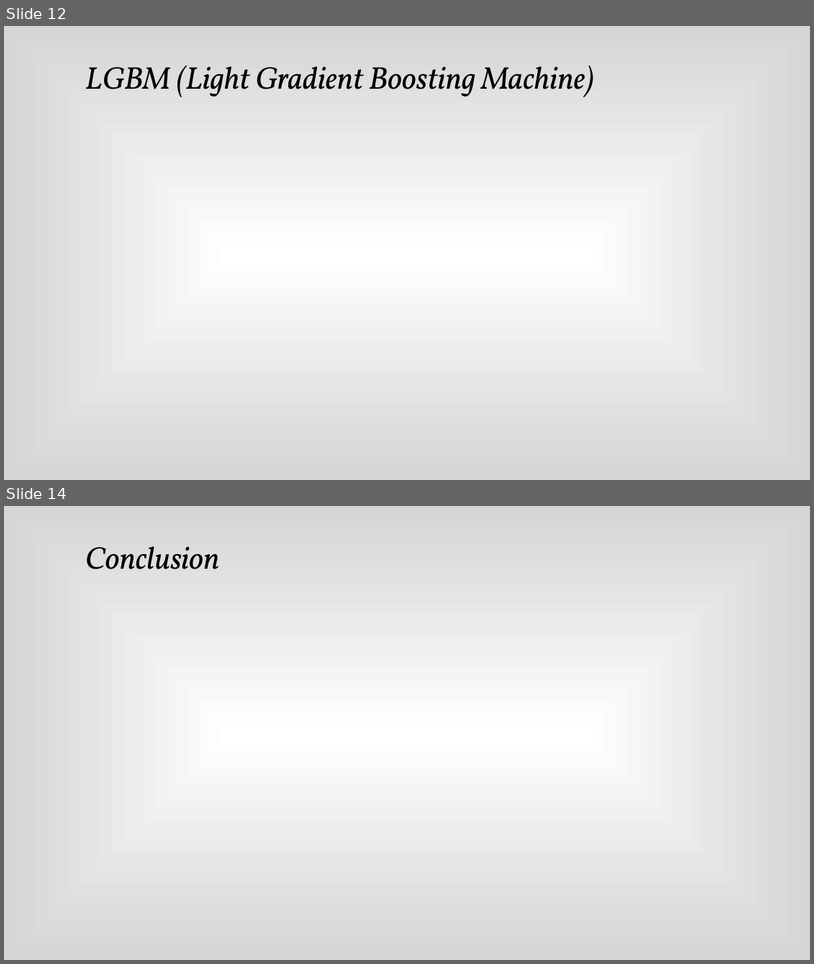
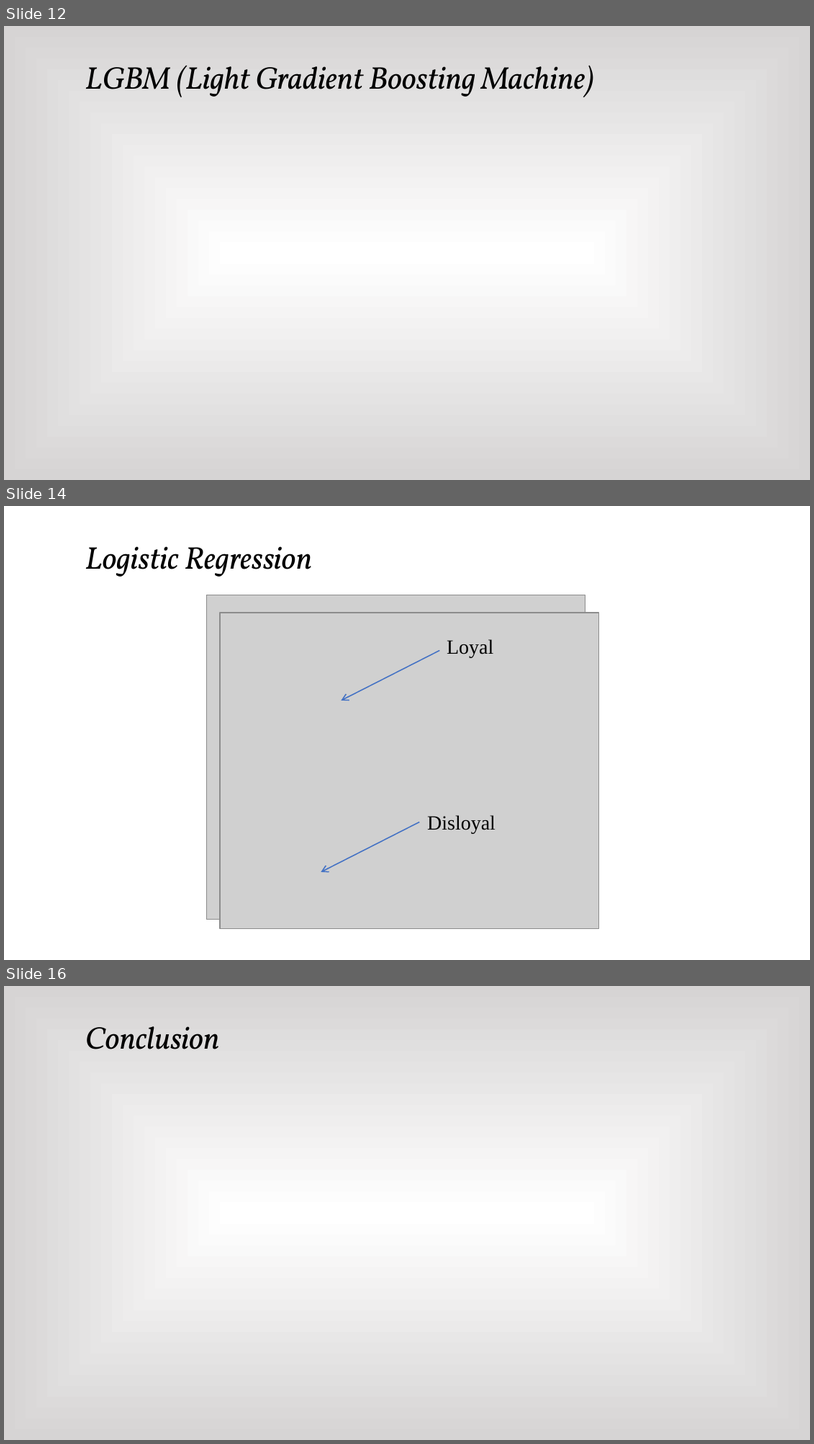
Before and after one commit to Jonheston/final_project, a slide deck: Final Presentation.pptx. Shown one above the other, each under a label of ours: slides 12 and 14 before the commit, slides 12, 14 and 16 after it; the slides between them are not shown. The pictures are 814x964 and 814x1444 pixels, drawn with LibreOffice and Linux fonts; fonts in the diff are those of the drawing; grey boxes stand for pictures. Boxes give left, top, right and bottom in pixels: in the first picture for what was removed or moved away, otherwise in the second. Text is boxed around its words. In the diff, an @@ line names an element or a change of style, - is before the commit and + after.

```diff
--- a/Final Presentation.pptx
+++ b/Final Presentation.pptx
@@ slide 14 added at (x1=4, y1=506, x2=810, y2=960), background #FFFFFF @@
@@ text added at (x1=85, y1=546, x2=312, y2=577), 28 pt, text #000000, italic @@
+  Logistic Regression
@@ picture added at (x1=206, y1=595, x2=586, y2=919) @@
@@ picture added at (x1=220, y1=613, x2=599, y2=928) @@
@@ arrow added from (440, 650) to (341, 700), #4472C4 1 pt @@
@@ text added at (x1=447, y1=639, x2=494, y2=658), 18 pt, text #000000 @@
+Loyal
@@ arrow added from (419, 822) to (321, 872), #4472C4 1 pt @@
@@ text added at (x1=427, y1=815, x2=496, y2=833), 18 pt, text #000000 @@
+Disloyal
@@ what was slide 14 is now slide 16 @@
```
Also in this commit, not shown: 1 slide changed, 1 other slide added.
